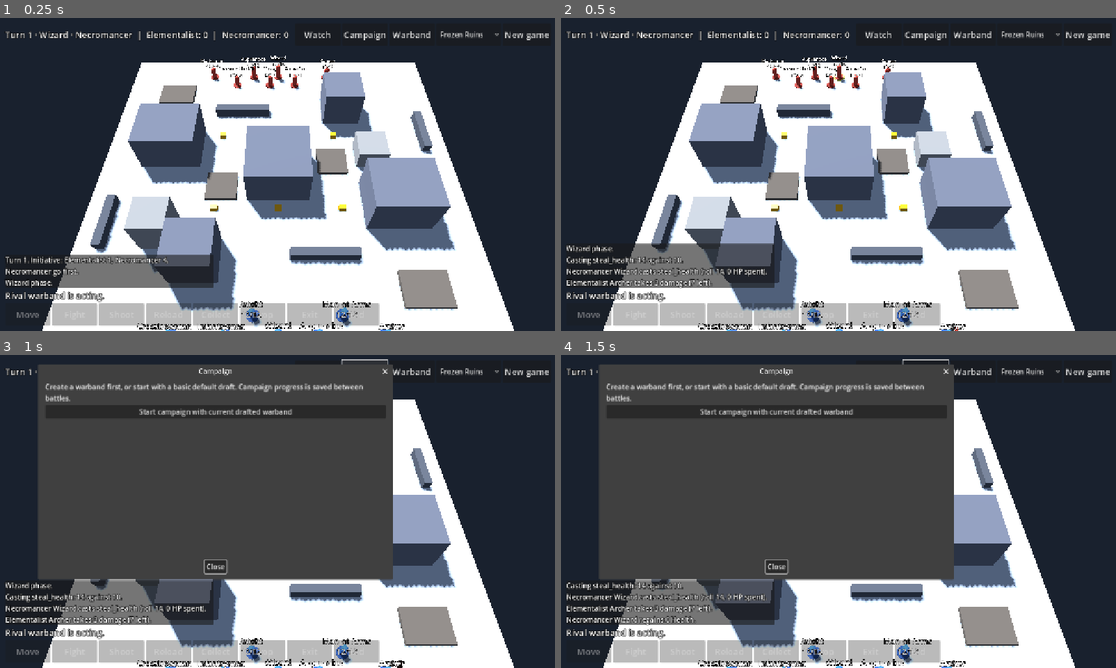
Above: before the commit, frames 1-4 (two rows, left to right).
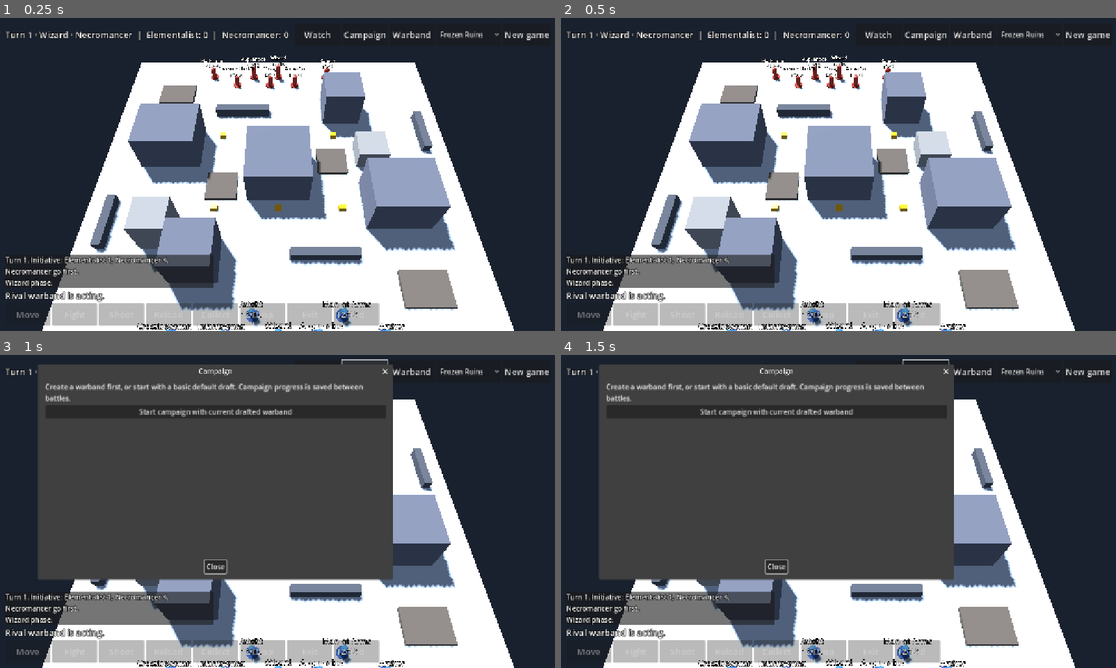
Above: after the commit, the same moments.

Repository: drag0nblad3/Frostgame
Game: Godot game, scene res://scenes/main.tscn
Same seed, same stepped clock (60 frames per second), same inputs: the game is played once before the commit and once after it.
Inputs:
- Up to frame 1 (0.25 s): no input
- Up to frame 2 (0.5 s): no input
- Up to frame 3 (1 s): click "Campaign" at 0.5 s
- Up to frame 4 (1.5 s): click "Campaign" at 1.25 s

Frame 1 is identical in both runs. In frame 2, 2.1% of the frame differs, in the area x 1-72%, y 17-100%; in frame 3, 2.1%; in frame 4, 2.2%, in the area x 1-39%, y 72-87%.
Error after the commit: Parse Error: Cannot infer the type of "sample" variable because the value doesn't have a set type. (res://src/core/state/terrain_magic.gd:257)

Commit message:
Add Bridge with sloped surfaces, normal movement and falling on expiry

Diff:
--- a/data/spells.json
+++ b/data/spells.json
@@ -257,7 +257,7 @@
     "name": "Bridge",
     "school": "sigilist",
     "number": 10,
-    "kind": "unimplemented"
+    "kind": "placement"
   },
   "draining_word": {
     "name": "Draining Word",
--- a/src/core/board/board.gd
+++ b/src/core/board/board.gd
@@ -65,7 +65,13 @@
 		return false
 	for piece in pieces:
 		if piece.kind.blocks_move and not piece.kind.walkable_top and piece.rect.grow(radius).has_point(p):
-			return false
+			var over := false
+			for bridge in pieces_at(p):
+				if bridge.ramp and bridge.surface_height(p) >= piece.kind.height:
+					over = true
+					break
+			if not over:
+				return false
 	return true
 
 
@@ -74,7 +80,7 @@
 	var height := 0.0
 	for piece in pieces_at(p):
 		if piece.kind.walkable_top:
-			height = maxf(height, piece.kind.height)
+			height = maxf(height, piece.surface_height(p))
 	return height
 
 
--- a/src/core/board/terrain_piece.gd
+++ b/src/core/board/terrain_piece.gd
@@ -5,6 +5,10 @@
 var kind: TerrainKind
 var rect := Rect2()
 var circular := false
+var ramp := false
+var ramp_rotated := false
+var ramp_start := 0.0
+var ramp_end := 0.0
 var cast_turn := -1
 var caster_id := -1
 
@@ -16,3 +20,10 @@
 
 func contains(p: Vector2) -> bool:
 	return p.distance_to(rect.get_center()) <= rect.size.x * 0.5 if circular else rect.has_point(p)
+
+
+func surface_height(p: Vector2) -> float:
+	if not ramp:
+		return kind.height
+	var fraction := (p.y - rect.position.y) / rect.size.y if ramp_rotated else (p.x - rect.position.x) / rect.size.x
+	return lerpf(ramp_start, ramp_end, clampf(fraction, 0.0, 1.0))
--- a/src/core/rules/movement/move_grid.gd
+++ b/src/core/rules/movement/move_grid.gd
@@ -74,4 +74,8 @@
 	var mid := (pa + pb) * 0.5
 	if not board.can_stand(mid, Figure.BASE_RADIUS) or TerrainMagic.ward_blocks(board, mover, mid):
 		return INF
+	for p in board.pieces_at(mid):
+		if p.ramp and p.contains(pa) and p.contains(pb):
+			var delta := board.height_at(pa) - board.height_at(pb)
+			return Vector2(pa.distance_to(pb), delta).length()
 	return pa.distance_to(pb) * board.move_mult_at(mid) + board.climb_cost(pa, pb, mover)
--- a/src/core/state/terrain_magic.gd
+++ b/src/core/state/terrain_magic.gd
@@ -1,7 +1,7 @@
 class_name TerrainMagic
 extends RefCounted
 ## Dynamic terrain on the exposed-surface heightfield.
-const SPELLS := ["wall", "fog", "mud", "explosive_rune", "planar_tear", "grenade", "circle_of_protection"]
+const SPELLS := ["wall", "fog", "mud", "explosive_rune", "planar_tear", "grenade", "circle_of_protection", "bridge"]
 var c: GameController
 
 
@@ -11,6 +11,8 @@
 
 func footprint(id: String, at: Vector2, rotated: bool) -> Rect2:
 	var size := Vector2(6, 6) if id == "mud" else (Vector2(1, 6) if rotated else Vector2(6, 1))
+	if id == "bridge":
+		size = Vector2(2, 6) if rotated else Vector2(6, 2)
 	if id == "circle_of_protection":
 		size = Vector2(3, 3)
 	if id in ["explosive_rune", "planar_tear", "grenade"]:
@@ -23,6 +25,8 @@
 	var rect := footprint(id, at, rotated)
 	if not b.contains(rect.position) or not b.contains(rect.end):
 		return false
+	if id == "bridge":
+		return bridge_legal(f, rect, rotated)
 	if id == "circle_of_protection":
 		for p in b.pieces:
 			if p.kind.id == "spell_circle_of_protection" and p.caster_id == f.id:
@@ -105,10 +109,18 @@
 	kind.height = 0.04 if id in ["mud", "explosive_rune", "circle_of_protection"] else 3.0
 	kind.blocks_los = id in ["wall", "fog"]
 	kind.blocks_move = id == "wall"
-	kind.walkable_top = id == "wall"
+	kind.walkable_top = id in ["wall", "bridge"]
 	kind.move_mult = 2.0 if id == "mud" else 1.0
 	var p := TerrainPiece.new(kind, footprint(id, at, rotated))
 	p.circular = id in ["mud", "explosive_rune", "circle_of_protection"]
+	if id == "bridge":
+		var ends := bridge_ends(p.rect, rotated)
+		p.ramp = true
+		p.ramp_rotated = rotated
+		p.ramp_start = ends.x
+		p.ramp_end = ends.y
+		kind.height = maxf(ends.x, ends.y)
+		kind.stairs = true
 	p.cast_turn = c.state.turn
 	p.caster_id = f.id
 	c.state.board.pieces.append(p)
@@ -120,6 +132,10 @@
 	var s := c.state
 	for p in s.board.pieces.duplicate():
 		if p.cast_turn < 0:
+			continue
+		if p.kind.id == "spell_bridge":
+			if c.dice.d20() <= 2:
+				remove(p)
 			continue
 		if p.kind.id == "spell_circle_of_protection":
 			if c.dice.d20() <= 3:
@@ -217,3 +233,46 @@
 		if p.kind.id == "spell_circle_of_protection" and p.rect.get_center().distance_to(at) < 1.5 + Figure.BASE_RADIUS and absf(b.height_at(at) - b.height_at(p.rect.get_center())) < 0.5:
 			return true
 	return false
+
+
+func bridge_ends(rect: Rect2, rotated: bool) -> Vector2:
+	var axis := Vector2.DOWN if rotated else Vector2.RIGHT
+	var b := c.state.board
+	return Vector2(b.height_at(rect.get_center() - axis * 2.99), b.height_at(rect.get_center() + axis * 2.99))
+
+
+func bridge_legal(f: Figure, rect: Rect2, rotated: bool) -> bool:
+	var b := c.state.board
+	for p in b.pieces:
+		if p.kind.id == "spell_bridge" and (p.caster_id == f.id or p.rect.intersects(rect)):
+			return false
+	var ends := bridge_ends(rect, rotated)
+	for i in range(13):
+		var ratio := float(i) / 12.0
+		var axis := Vector2.DOWN if rotated else Vector2.RIGHT
+		var across := Vector2.RIGHT if rotated else Vector2.DOWN
+		var at := rect.get_center() + axis * lerpf(-2.99, 2.99, ratio)
+		var height := lerpf(ends.x, ends.y, ratio)
+		for j in [-0.9, 0.0, 0.9]:
+			var sample := at + across * j
+			if b.height_at(sample) > height + 0.1 or not LineOfSight.check(b, f.pos, sample).clear:
+				return false
+			for p in b.pieces_at(sample):
+				if p.kind.blocks_move and p.kind.height > height + 0.1:
+					return false
+	for t in c.state.figures:
+		if t.in_play() and rect.has_point(t.pos):
+			var ratio := (t.pos.y - rect.position.y) / rect.size.y if rotated else (t.pos.x - rect.position.x) / rect.size.x
+			if absf(lerpf(ends.x, ends.y, ratio) - t.elevation) > 0.1:
+				return false
+	return true
+
+
+func cancel_bridge(f: Figure) -> bool:
+	if f == null or c.awaiting_reaction() or not c.state.pending_cast.is_empty():
+		return false
+	for p in c.state.board.pieces:
+		if p.kind.id == "spell_bridge" and p.caster_id == f.id:
+			remove(p)
+			return true
+	return false
--- a/src/view/battle/battle_input.gd
+++ b/src/view/battle/battle_input.gd
@@ -82,6 +82,10 @@
 				if not available.has(key):
 					available.append(key)
 				break
+	for p in c.state.board.pieces:
+		if p.kind.id == "spell_bridge" and p.caster_id == f.id:
+			available.append("cancel_bridge")
+			break
 	if c.can_use_stored_action():
 		available.append("use_stored_action")
 	if c.can_move():
@@ -110,7 +114,7 @@
 		if not c._magic.counter_options(id).is_empty():
 			cast_options.append(id)
 			continue
-		if not c._magic.placement_points(id, true).is_empty() or (id in ["fog", "wall"] and not c._magic.placement_points(id, true, true).is_empty()):
+		if not c._magic.placement_points(id, true).is_empty() or (id in ["fog", "wall", "bridge"] and not c._magic.placement_points(id, true, true).is_empty()):
 			cast_options.append(id)
 			continue
 		for t in c.state.figures:
@@ -190,7 +194,7 @@
 		"spell_point":
 			points.assign(c._magic.placement_points(selected_spell, false, spell_rotated))
 			hint = "Choose a marked spell location."
-			if selected_spell in ["fog", "wall"]:
+			if selected_spell in ["fog", "wall", "bridge"]:
 				hint += " · " + ("North–south" if spell_rotated else "East–west")
 		"cancel_control":
 			for t in c.state.figures:
@@ -320,11 +324,13 @@
 		if selected_spell in ["telekinesis", "fools_gold"]:
 			mode = "treasure_spell"
 		available.assign(["spell_cancel"])
-		if selected_spell in ["fog", "wall"]:
+		if selected_spell in ["fog", "wall", "bridge"]:
 			available.append("rotate_spell")
 		preview()
 		return false
 	match key:
+		"cancel_bridge":
+			return c._magic.terrain.cancel_bridge(c.state.active())
 		"use_stored_action":
 			return c.use_stored_action()
 		"resist_plus", "resist_minus":
--- a/src/view/board_view.gd
+++ b/src/view/board_view.gd
@@ -26,6 +26,17 @@
 func _piece(piece: TerrainPiece) -> MeshInstance3D:
 	var mi := MeshInstance3D.new()
 	var h := piece.kind.height
+	if piece.ramp:
+		var box := BoxMesh.new()
+		var slope := atan2(piece.ramp_end - piece.ramp_start, 6.0)
+		var length := Vector2(6.0, piece.ramp_end - piece.ramp_start).length()
+		box.size = Vector3(2.0, 0.08, length) if piece.ramp_rotated else Vector3(length, 0.08, 2.0)
+		mi.mesh = box
+		mi.rotation.x = -slope if piece.ramp_rotated else 0.0
+		mi.rotation.z = 0.0 if piece.ramp_rotated else slope
+		mi.position = TableSpace.to_world(piece.rect.get_center(), (piece.ramp_start + piece.ramp_end) * 0.5 - 0.04)
+		mi.material_override = _mat(Color(0.87, 0.72, 0.38), 0.8)
+		return mi
 	if piece.circular:
 		var cylinder := CylinderMesh.new()
 		cylinder.top_radius = piece.rect.size.x * 0.5
--- a/src/view/hud/battle_hud.gd
+++ b/src/view/hud/battle_hud.gd
@@ -12,7 +12,7 @@
 signal action_pressed(action: String)
 
 const LOG_LINES := 4
-const ACTIONS := {"move": "Move", "fight": "Fight", "shoot": …(527 unchanged characters)… ecay", "spell_beauty": "Beauty", "spell_crumble": "Crumble", "spell_possess": "P …(3004 unchanged characters)…
+const ACTIONS := {"move": "Move", "fight": "Fight", "shoot": …(527 unchanged characters)… ecay", "spell_beauty": "Beauty", "spell_bridge": "Bridge", "cancel_bridge": "Dismiss bridge", "spell_crumble": "Crumble", "spell_possess": "P …(3004 unchanged characters)…
 
 var _status: Label
 var _hint: Label
--- /dev/null
+++ b/tests/unit/test_bridge.gd
@@ -0,0 +1,17 @@
+extends TestCase
+
+
+func test_bridge_surface_and_expiry() -> void:
+	var c := make_game(make_board(), [fig("wizard", 0, Vector2(10, 10)), fig("thug", 1, Vector2(25, 25))], LoadedDice.new([1]))
+	var k := TerrainKind.new()
+	k.walkable_top = true
+	k.height = 3.0
+	var p := TerrainPiece.new(k, Rect2(17.9, 9, 2, 2))
+	c.state.board.pieces.append(p)
+	c._magic.terrain.apply(c.state.figure(1), "bridge", Vector2(15, 10), false)
+	check_eq(c.state.board.height_at(Vector2(15, 10)), 1.5)
+	var grid := MoveGrid.new(c.state.board, c.state.figure(1), c.state.figures)
+	check(grid.segment_cost(Vector2(14, 10), Vector2(14.5, 10)) < 1.0)
+	c.state.turn = 1
+	c._magic.terrain.expire()
+	check_eq(c.state.board.height_at(Vector2(15, 10)), 0.0)
Not shown, changed: docs/rules-coverage.md
